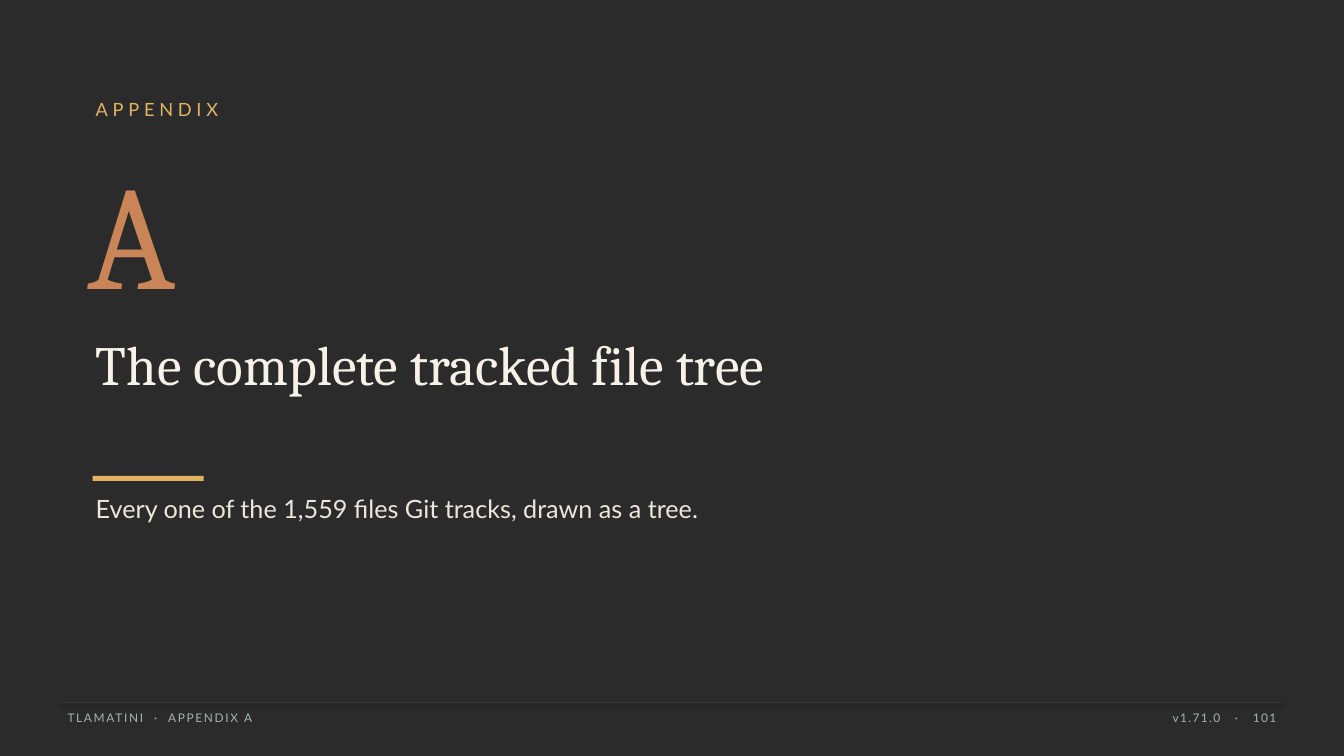
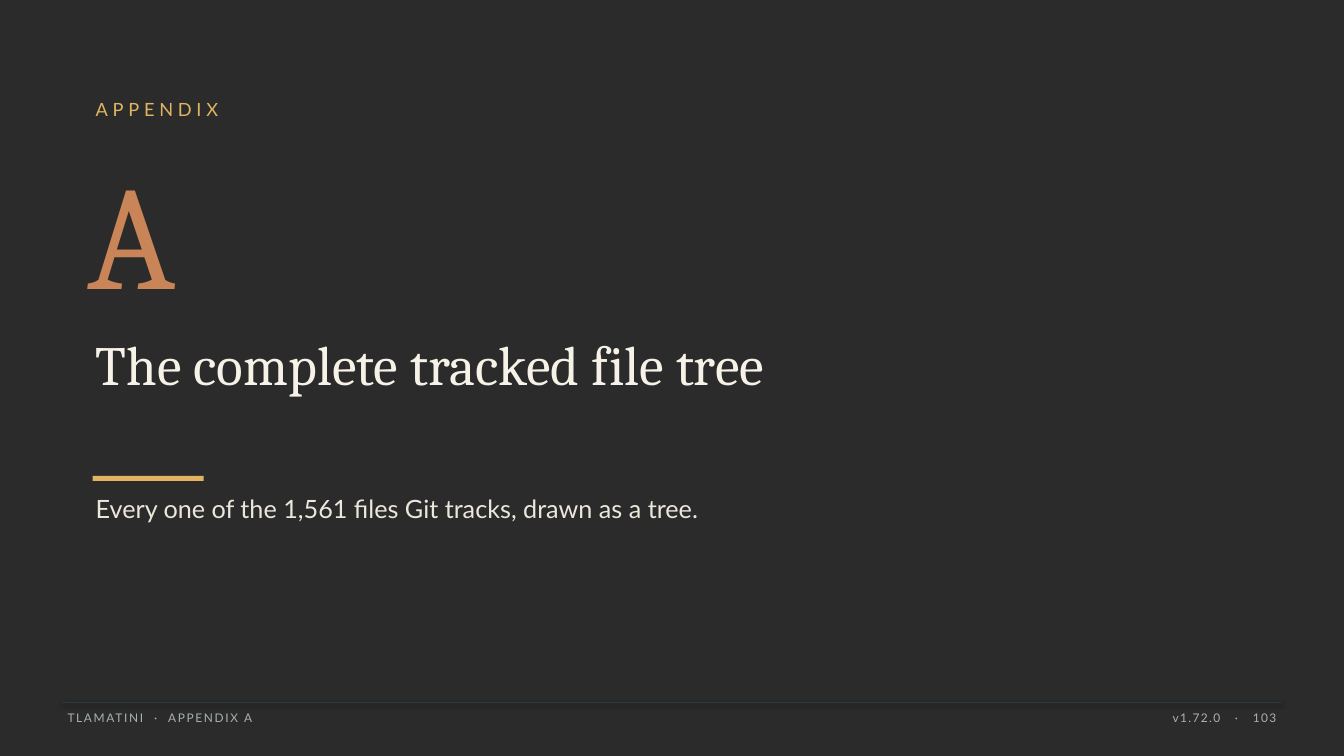
Before and after one commit to XAIHT/Tlamatini, a slide deck: slide 103 of Tlamatini_eXtended_Artificial_Intelligence_Humanly_Tempered.pptx (slide 101 before the commit). Drawn at 1344x756 pixels with LibreOffice and Linux fonts; fonts in the diff are those of the drawing; background and template pictures are left out; a plain dark background stands for a picture behind light text. Boxes give left, top, right and bottom in pixels: in the first picture for what was removed or moved away, otherwise in the second. Text is boxed around its words. In the diff, an @@ line names an element or a change of style, - is before the commit and + after.

```diff
--- a/Tlamatini_eXtended_Artificial_Intelligence_Humanly_Tempered.pptx
+++ b/Tlamatini_eXtended_Artificial_Intelligence_Humanly_Tempered.pptx
@@ text at bbox=[96, 499, 698, 522]: text changed @@
-Every one of the 1,559 files Git tracks, drawn as a tree.
+Every one of the 1,561 files Git tracks, drawn as a tree.
@@ text at bbox=[1173, 713, 1276, 722]: text changed @@
-v1.71.0 · 101
+v1.72.0 · 103
```
Also in this commit, not shown: 117 other slides changed, 2 slides added, 19 other files.
